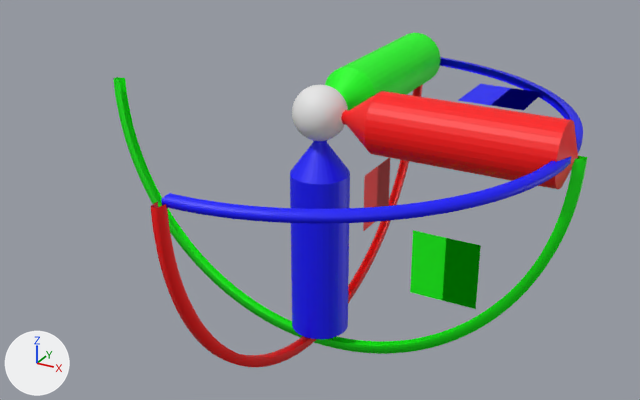
Before and after pictures for a commit that changed the FBX model Resources/Engine/Models/gizmo-translation.fbx.
Camera for both pictures: a 50 mm lens placed at (290.0, -528.0, 196.0), pointed at (-3.0, 6.0, -70.0). The lights are fixed; the arrows at lower left show +X, +Y and +Z.

Names of what the first picture shows: 'ArrowXSelection', 'ArrowYSelection', 'ArrowZSelection', 'CenterSelection', 'PlaneX', 'PlaneY', 'PlaneZ', 'RotateX', 'RotateY', 'RotateZ'.
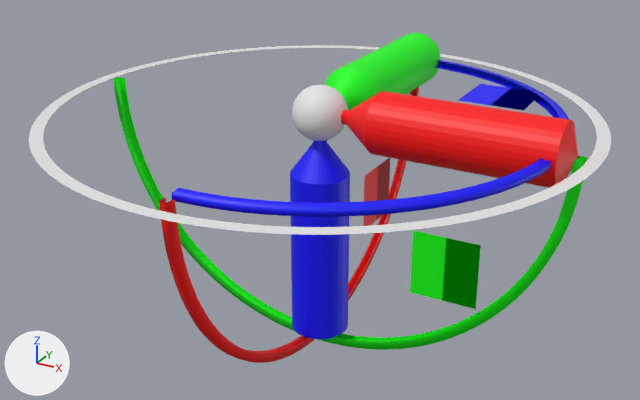
Boxes [x1, y1, x2, y2] around the edits, measured in the pictures (640 x 400 px; the box of a moved part takes in the faces that stretch with it):
```json
{"object": "RotateZ", "change": "mesh rescaled", "before": [161, 57, 583, 224], "after": [171, 60, 569, 217]}
{"object": "RotateY", "change": "mesh rescaled", "before": [113, 77, 587, 354], "after": [113, 77, 587, 350]}
{"object": "RotateCenter", "change": "added", "after": [29, 45, 611, 235]}
{"object": "RotateX", "change": "mesh rescaled", "before": [151, 84, 423, 367], "after": [159, 87, 419, 363]}
{"part": 2, "of": "me_rotatey", "change": "moved or reshaped", "before": [119, 111, 577, 354], "after": [119, 110, 577, 350]}
```

Edits to the scene script, one JSON object a line:
```json
{"block": "me_rotatez", "where": "me_rotatez.from_pydata(...)  # 645 vertices, 512 faces; spans x 0.0..180.0, y -180.0..180.0, z -3.0..3.0"}
{"block": "me_rotatez", "where": "# used by ob_rotatez; location = (0.0, 0.0, 0.0)"}
{"block": "me_rotatez", "change": "me_rotatez part 3: the whole mesh is scaled about the mesh origin by (0.96, 0.95, 1)"}
{"block": "me_rotatex", "where": "me_rotatex.from_pydata(...)  # 645 vertices, 512 faces; spans x -3.0..3.0, y -187.0..187.0, z -183.0..0.0"}
{"block": "me_rotatex", "where": "# used by ob_rotatex; location = (0.0, 0.0, 0.0)"}
{"block": "me_rotatex", "change": "me_rotatex part 1: the whole mesh is scaled about the mesh origin by (1, 0.96, 0.99)"}
{"block": "me_rotatey", "where": "me_rotatey.from_pydata(...)  # 645 vertices, 512 faces; spans x -187.0..187.0, y -3.0..3.0, z -191.0..0.0"}
{"block": "me_rotatey", "where": "# used by ob_rotatey; location = (0.0, 0.0, 0.0)"}
{"block": "me_rotatey", "change": "me_rotatey part 2: the whole mesh is scaled about the mesh origin by (1, 1, 0.98)"}
{"op": "add", "block": "me_rotatecenter", "code": ["me_rotatecenter = bpy.data.meshes.new('RotateCenter')", "me_rotatecenter.from_pydata(...)  # 512 vertices, 256 faces; spans x -198.0..198.0, y -198.0..198.0, z 0.0"]}
{"op": "add", "block": "ob_rotatecenter", "code": ["ob_rotatecenter = bpy.data.objects.new('RotateCenter', me_rotatecenter)", "ob_rotatecenter.location = (0.0, 0.0, 0.0)"]}
```
